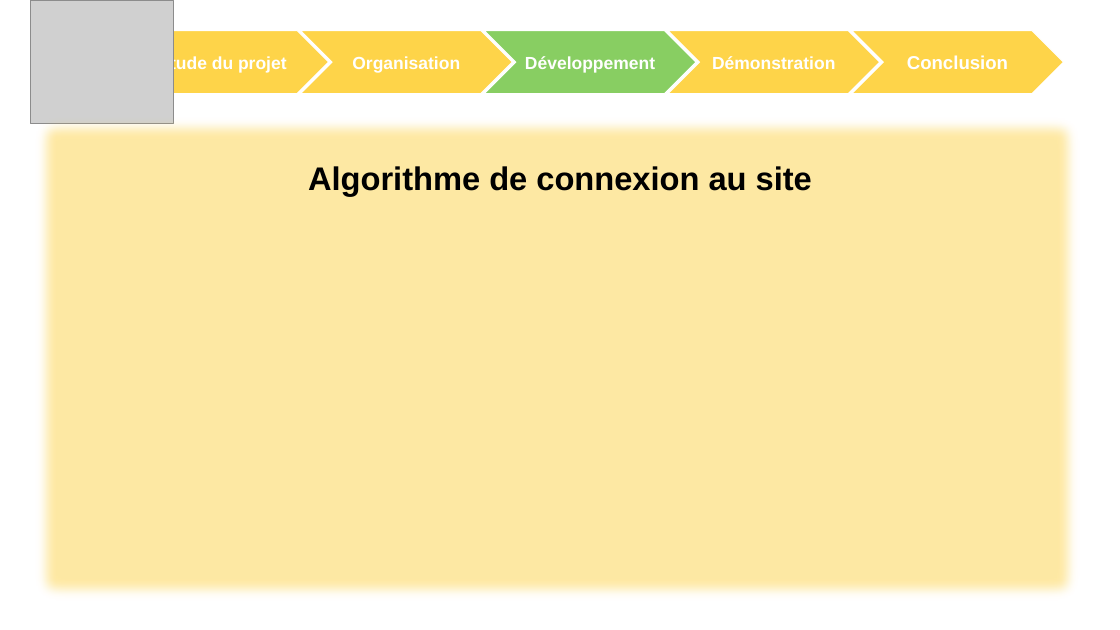
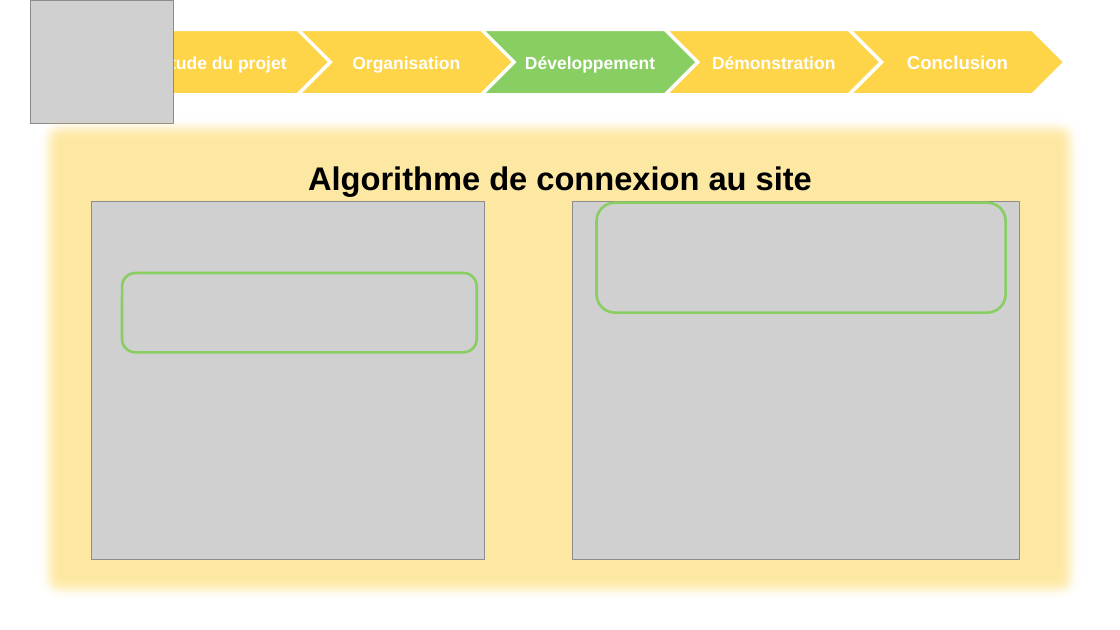
Before and after one commit to ChampemeDylan/UPOP, a slide deck: slide 10 of DIAPO.pptx. Drawn at 1120x630 pixels with LibreOffice and Linux fonts; fonts in the diff are those of the drawing; grey boxes stand for pictures; background and template pictures are left out. Boxes give left, top, right and bottom in pixels: in the first picture for what was removed or moved away, otherwise in the second. Text is boxed around its words. In the diff, an @@ line names an element or a change of style, - is before the commit and + after.

```diff
--- a/DIAPO.pptx
+++ b/DIAPO.pptx
@@ picture added at box(92, 202, 484, 560) @@
@@ picture added at box(573, 202, 1020, 560) @@
@@ rounded rectangle added at box(597, 202, 1006, 313), outline #88CE62 2.25 pt @@
@@ rounded rectangle added at box(122, 273, 476, 352), outline #88CE62 2.25 pt @@
```
Also in this commit, not shown: 2 other slides changed, 5 slides added.
